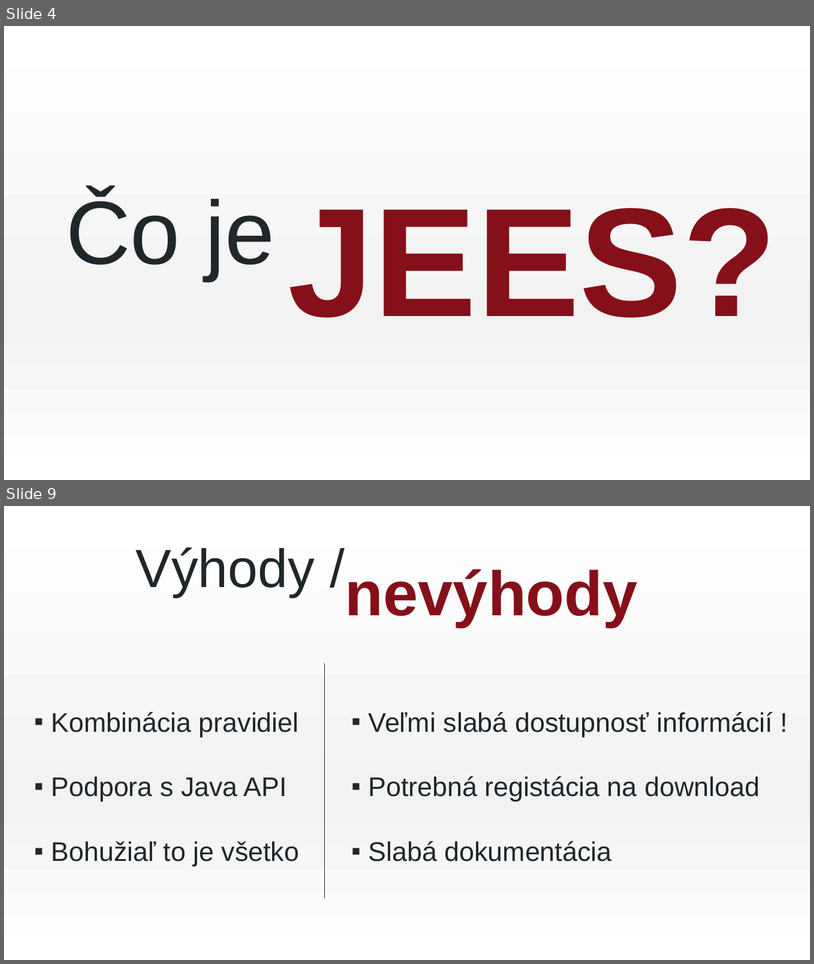
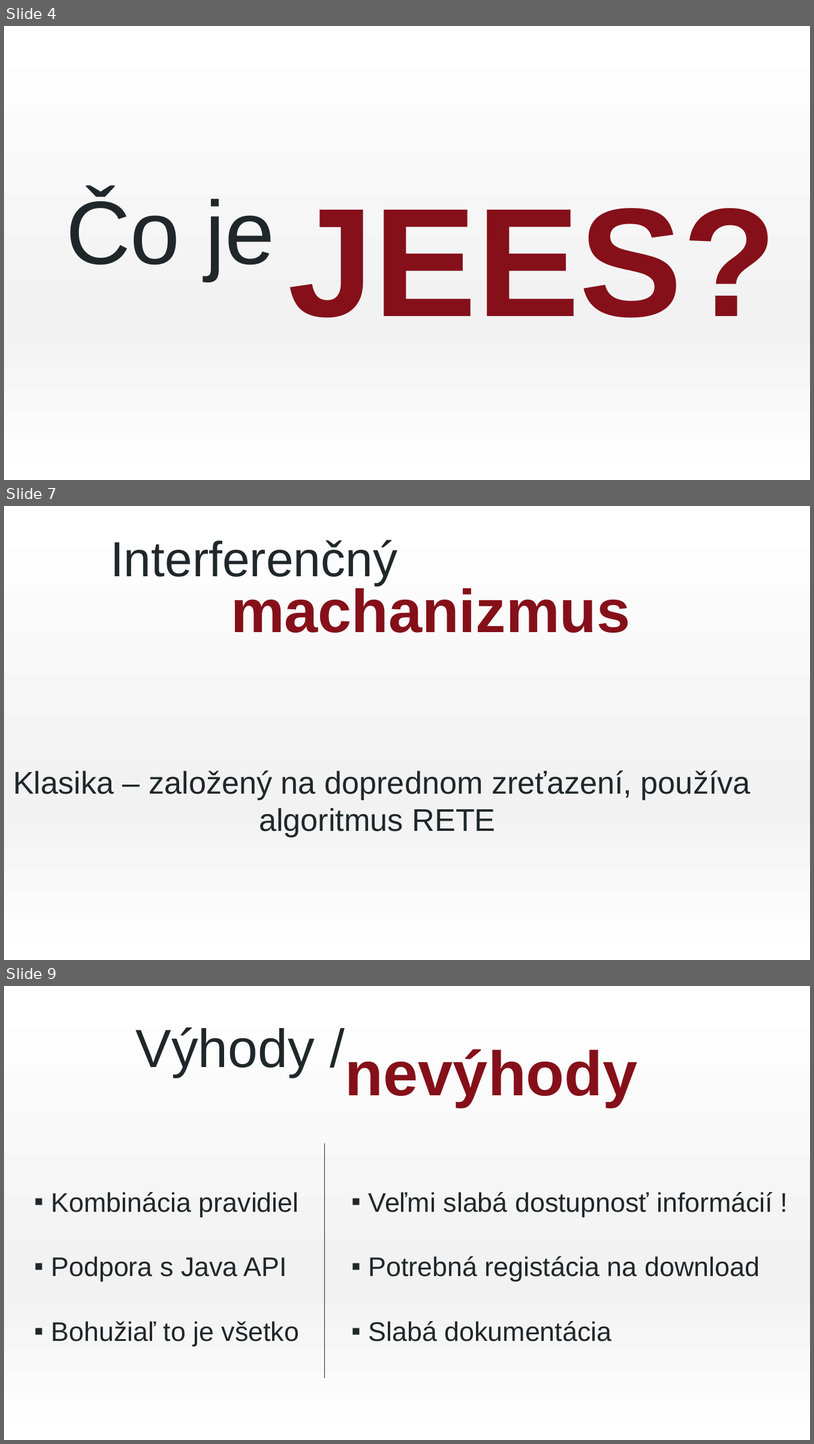
Before and after one commit to heriproj/3E, a slide deck: Jozef_Krajčovič.pptx. Shown one above the other, each under a label of ours: slides 4 and 9 before the commit, slides 4, 7 and 9 after it; the slides between them are not shown. The pictures are 814x964 and 814x1444 pixels, drawn with LibreOffice and Linux fonts; fonts in the diff are those of the drawing. Boxes give left, top, right and bottom in pixels: in the first picture for what was removed or moved away, otherwise in the second. Text is boxed around its words. In the diff, an @@ line names an element or a change of style, - is before the commit and + after.

```diff
--- a/Jozef_Krajčovič.pptx
+++ b/Jozef_Krajčovič.pptx
@@ slide 7 added at bbox=[4, 506, 810, 960], background gradient #FFFFFF to #F2F2F2 @@
@@ text added at bbox=[110, 540, 398, 585], 44 pt, text #20272A @@
+Interferenčný
@@ text added at bbox=[231, 584, 630, 633], 54 pt, text #851019, bold @@
+machanizmus
@@ text added at bbox=[13, 770, 751, 837], 28 pt, text #20272A @@
+Klasika – založený na doprednom zreťazení, používa algoritmus RETE
```
Also in this commit, not shown: 4 slides changed, 1 other slide added, 2 slides removed, 1 other file.
